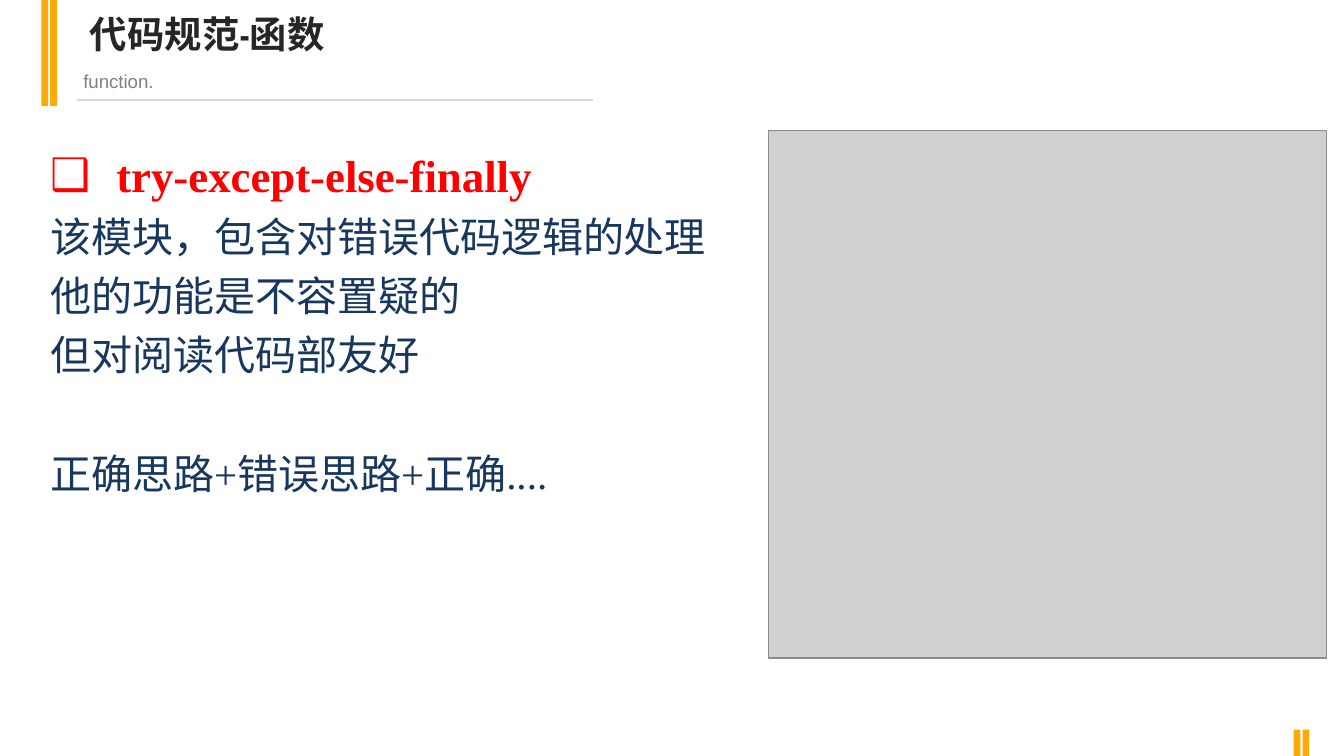
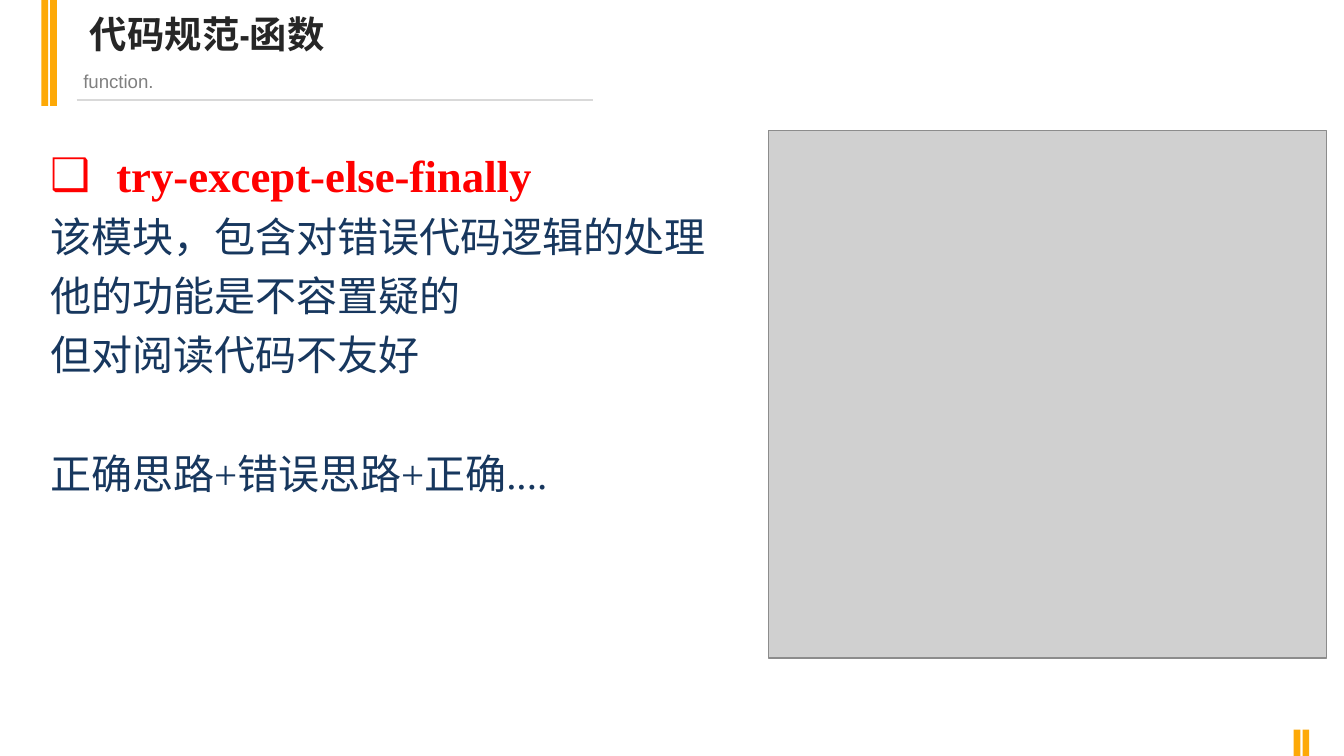
Before and after one commit to czasg/smallStorage, a slide deck: slide 13 of documents/clean_code/陈子昂-数博科技串讲.pptx. Drawn at 1344x756 pixels with LibreOffice and Linux fonts; fonts in the diff are those of the drawing; grey boxes stand for pictures. Boxes give left, top, right and bottom in pixels: in the first picture for what was removed or moved away, otherwise in the second. Text is boxed around its words. In the diff, an @@ line names an element or a change of style, - is before the commit and + after.

```diff
--- a/documents/clean_code/陈子昂-数博科技串讲.pptx
+++ b/documents/clean_code/陈子昂-数博科技串讲.pptx
@@ text at (50, 335, 419, 374): text changed @@
-但对阅读代码部友好
+但对阅读代码不友好
```
Also in this commit, not shown: 5 other slides changed, 1 slide removed, 29 other files.
